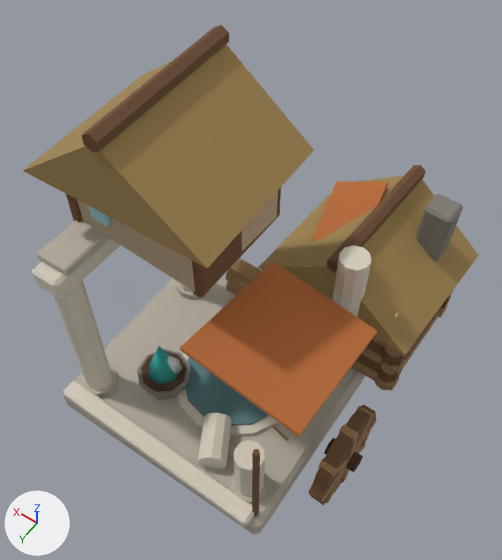
A saved change to the FBX model client/CultOfComfort.Unity/Assets/Resources/Art/Models/hearth_l3.fbx.
Both versions are drawn from a camera (50 mm lens) standing at (-1.58, 1.83, 4.31) and looking at (-0.12, -0.22, 1.1). The lights are fixed; the arrows at lower left show +X, +Y and +Z. The older version comes first. Where no turn or scale is listed for an object, it has been applied to the vertices.

Names of what the first picture shows: 'Fire', 'Ruin'.
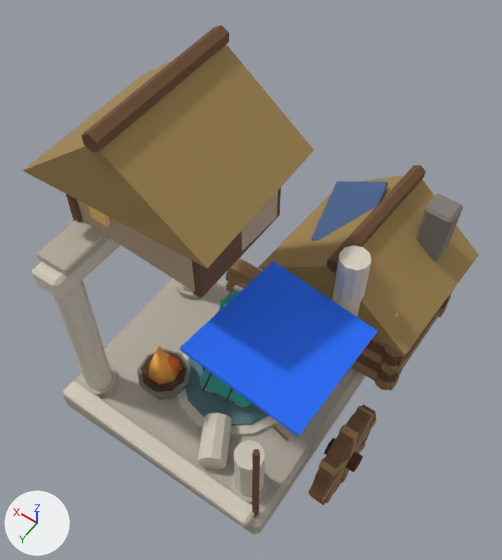
The edits, one by one:
me_ruin has 1128 vertices, 888 faces and spans x -1.12..0.89, y -1.49..0.72, z 0.0..2.41.
me_ruin is used by ob_ruin; location (0.0, 0.0, 0.0).
me_ruin part 1: texture (UV) coordinates of 888 of 888 faces, centred in x -1.12..0.8, y -1.48..0.72, z 0.0..2.4, changed; they spanned u 0.06..0.94, v 0.12..0.88 and now span u 0.06..0.94, v 0.1..0.9.
me_fire has 15 vertices, 15 faces and spans x -0.107..0.107, y -0.115..0.099, z -0.013..0.29.
me_fire is used by ob_fire; location (0.25, 0.25, 0.36).
me_fire part 2: texture (UV) coordinates of 15 of 15 faces, centred in x -0.083..0.064, y -0.07..0.066, z -0.01..0.09, changed; they spanned u 0.56..0.69, v 0.12..0.12 and now span u 0.56..0.69, v 0.3..0.3.
Mesh me_timemachine is new.
It has 602 vertices, 526 faces and spans x -0.215..0.257, y -0.403..0.268, z 0.023..0.686.
It uses material mat_palette (picture img_palette_png).
Mesh me_bootopen is new.
It has 48 vertices, 52 faces and spans x -0.163..0.155, y -0.033..0.087, z -0.209..-0.002.
It uses material mat_palette (picture img_palette_png).
Object 'TimeMachine' (ob_timemachine) is new; it shows me_timemachine.
Its location is (-0.14, 0.0, 0.16).
Object 'BootOpen' (ob_bootopen) is new; it shows me_bootopen.
Its location is (-0.121, -0.135, 0.908).

Where the change shows, as pixel boxes [x1, y1, x2, y2] in the pictures (502 x 560 px):
'TimeMachine', added: after [201, 285, 252, 407]
'BootOpen', added (mostly hidden): after [219, 299, 229, 310]
part 1 of me_ruin, surface changed (brown to blue): [86, 178, 400, 440] in both
part 2 of me_fire, surface changed (cyan to brown): [148, 346, 182, 385] in both
